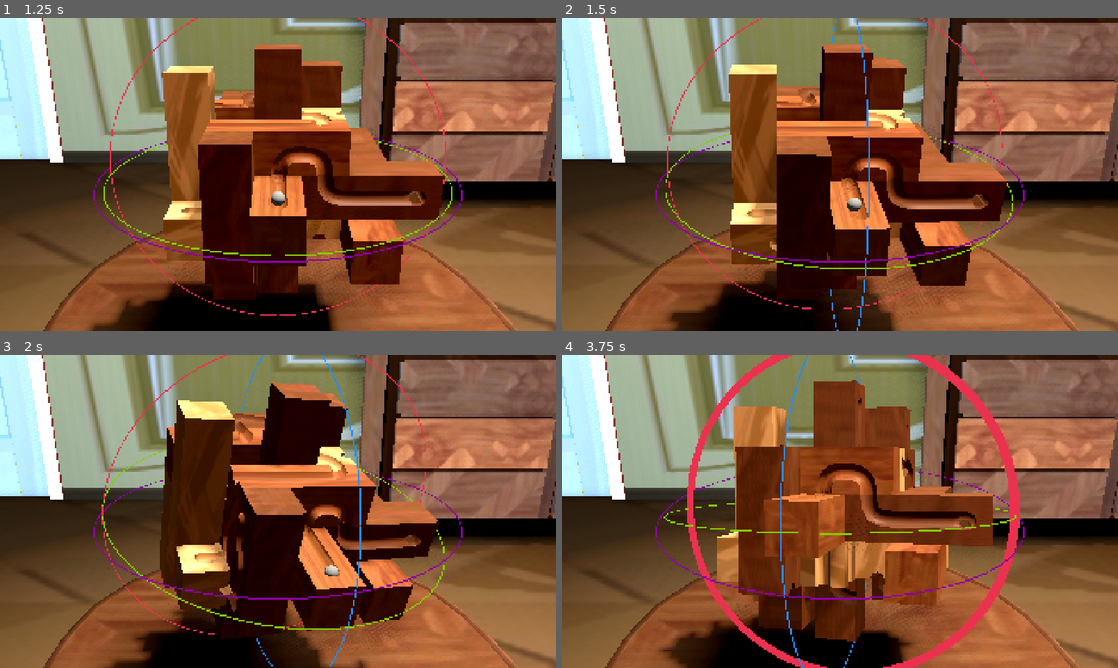
Above: before the commit, frames 1-4 (two rows, left to right).
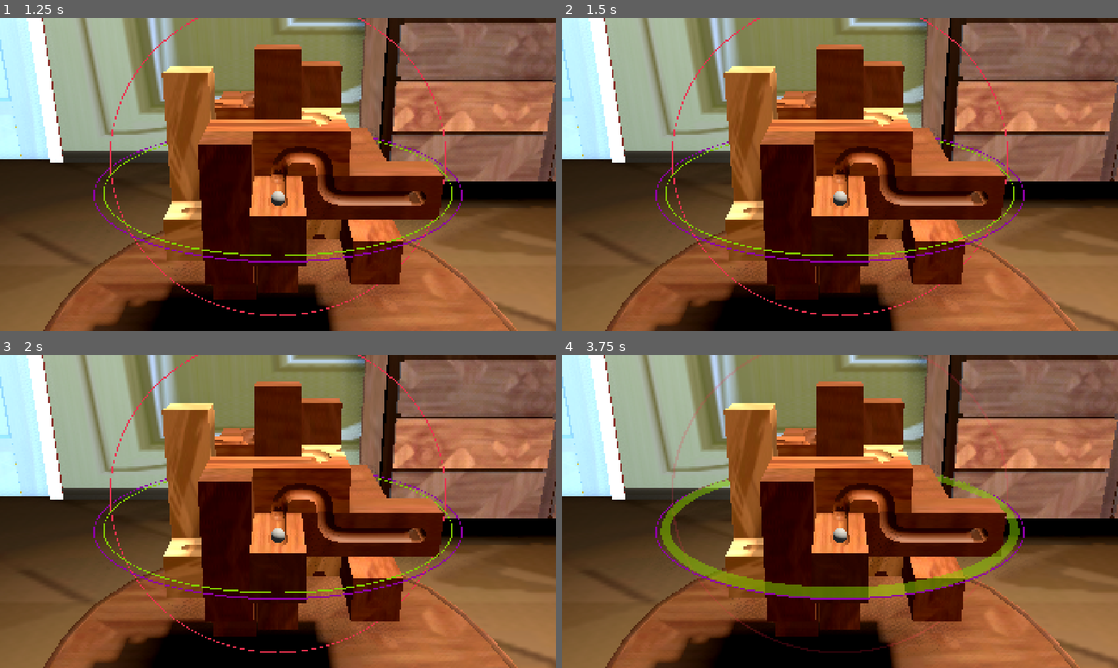
Above: after the commit, the same moments.

Repository: henpemaz/Marble-Maze
Game: Godot game, scene res://Game/Levels/game.tscn
The game is run twice, just before and just after one commit, with the same random seed, the same clock (stepped at 60 frames per second) and the same inputs. This scene is started directly instead of the project's main scene.
Inputs (mouse positions are in pixels of both pictures, inside the frame that each line leads up to):
- Up to frame 1 (1.25 s): tap Enter (ui_accept) at 0.5, 0.77 s; move the mouse to (400, 158) at 0.52 s; press the mouse at (400, 158) at 0.53 s
- Up to frame 2 (1.5 s): release the mouse at (962, 158) at 1.25 s; tap Enter (ui_accept) at 1.25 s; drag from (728, 190) to (812, 237) at 1.27 s
- Up to frame 3 (2 s): no input
- Up to frame 4 (3.75 s): tap Enter (ui_accept) at 2, 2.75 s; move the mouse to (895, 442) at 2.02 s; press the mouse at (895, 442) at 2.03 s; release the mouse at (895, 442) at 2.75 s; drag from (812, 574) to (673, 464) at 2.77 s; move the mouse to (1006, 558) at 3.52 s; hold Right mouse button (pan_camera) from 3.53 s (still down)

Frame 1 is identical in both runs. In frame 2, 16% of the frame differs, in the area x 16-82%, y 0-100%; in frame 3, 27%; in frame 4, 33%, in the area x 15-83%, y 0-100%.

Commit message:
gizmos fix

Diff:
--- a/marble-maze/Game/Components/gizmo.gd
+++ b/marble-maze/Game/Components/gizmo.gd
@@ -2,7 +2,7 @@
 
 
 @export var mesh:TorusMesh
-@export var material:Material
+@export var material:StandardMaterial3D
 @export var shape:CylinderShape3D
 
 @export var active_gizmo_layer:int = 1<<15
@@ -10,6 +10,10 @@
 @export_range(0,0.4,0.00001) var base_size:float = 0.1605
 @export_range(0,0.01,0.00005) var min_swell:float = 0.001
 @export_range(0,0.01,0.00005) var max_swell:float = 0.004
+
+@export var inactive_alpha := 0.2
+@export var hover_alpha := 0.5
+@export var active_alpha := 1.0
 
 signal dragged(offset:float)
 signal gizmo_grabbed
@@ -29,20 +33,35 @@
 
 	if grabbed:
 		if event is InputEventMouseMotion:
-			new_grab_position(get_viewport().get_mouse_position())
+			if not Input.is_action_pressed("pan_puzzle"): # if mouse drags out of window we never get the event???
+				grabbed = false
+				released()
+			else:
+				new_grab_position(get_viewport().get_mouse_position())
 
 
 var original_shape_height:float
 var plane:Plane
+var grabbed_from_side:bool
 var grabbed_point:Vector3
 func grabbed_at_position(mouse_position:Vector2):
-	plane = Plane(global_transform.inverse()*Vector3.UP, global_transform.origin)
+	plane = Plane(global_basis.y, global_transform.origin)
 	collision_layer |= active_gizmo_layer
+
 	original_shape_height = shape.height
-	shape.height = 1 # grow
+	var camera := get_viewport().get_camera_3d()
+	if abs(camera.global_basis.z.dot(global_basis.y)) < 0.2: # from side
+		print("dragged from side!")
+		grabbed_from_side = true
+		shape.height = 1 # extend
+	else:
+		print("dragged from front!")
+		grabbed_from_side = false
+		shape.height = 0.0 # shrimk
 
 	grabbed_point = point_of_mouse(mouse_position)
 
+	update_graphics()
 	gizmo_grabbed.emit()
 
 	print("dragged!")
@@ -50,6 +69,7 @@
 func released():
 	collision_layer &= ~active_gizmo_layer
 	shape.height = original_shape_height
+	update_graphics()
 
 	gizmo_released.emit()
 
@@ -78,6 +98,8 @@
 		print("shape hit")
 		print(hit)
 		return hit
+	if grabbed_from_side: # cilinder only
+		return Vector3.ZERO
 
 	result = plane.intersects_ray(ray_origin, ray_normal)
 	if result:
@@ -91,14 +113,34 @@
 	return Vector3.ZERO
 
 
+var hover:bool
+
 var swell:float:
 	set(val):
 		swell = val
 		mesh.inner_radius = base_size - lerp(min_swell, max_swell, swell)
 		mesh.outer_radius = base_size + lerp(min_swell, max_swell, swell)
 
+var alpha:float:
+	set(val):
+		alpha = val
+		material.albedo_color.a = val
+
 func _mouse_enter() -> void:
-	swell = 1
+	hover = true
+	update_graphics()
 
 func _mouse_exit() -> void:
-	swell = 0
+	hover = false
+	update_graphics()
+
+func update_graphics():
+	if grabbed:
+		swell = 1
+		alpha = active_alpha
+	elif hover:
+		swell = 1
+		alpha = hover_alpha
+	else:
+		swell = 0
+		alpha = inactive_alpha
--- a/marble-maze/Game/Levels/controls.gd
+++ b/marble-maze/Game/Levels/controls.gd
@@ -6,8 +6,8 @@
 @export var cam_speed := 0.02
 @export var puzzle_speed := 0.02
 
-@export_range(-90, 0, 0.1, "radians_as_degrees") var cam_pitch_min := 0.0
-@export_range(0, 90, 0.1, "radians_as_degrees") var cam_pitch_max := 0.0
+@export_range(-90, 0, 0.1, "radians_as_degrees") var cam_pitch_min := -80.0
+@export_range(0, 90, 0.1, "radians_as_degrees") var cam_pitch_max := 70.0
 
 var puzzle_motion:Vector2
 var camera_motion:Vector2
@@ -32,18 +32,20 @@
 	puzzle.transform.basis = (change * puzzle.transform.basis).orthonormalized()
 	puzzle_motion = Vector2.ZERO
 
-	# TODO the above overwrites whatever was set outside of physics update
+	puzzle.rotate_object_local(Vector3.UP, gizmo_motion.y)
+	puzzle.rotate_object_local(Vector3.LEFT, gizmo_motion.x)
+	puzzle.rotate_object_local(Vector3.BACK, gizmo_motion.z)
+	gizmo_motion = Vector3.ZERO
 
-
+var gizmo_motion:Vector3
 func _on_gizmo_y_dragged(offset: float) -> void:
-	puzzle.rotate_object_local(Vector3.UP, offset)
+	gizmo_motion.y += offset
 
 func _on_gizmo_x_dragged(offset: float) -> void:
-	puzzle.rotate_object_local(Vector3.LEFT, offset)
+	gizmo_motion.x += offset
 
 func _on_gizmo_z_dragged(offset: float) -> void:
-	puzzle.rotate_object_local(Vector3.BACK, offset)
-
+	gizmo_motion.z += offset
 
 var gizmo_grabbed:bool
 func _on_gizmo_grabbed() -> void:
